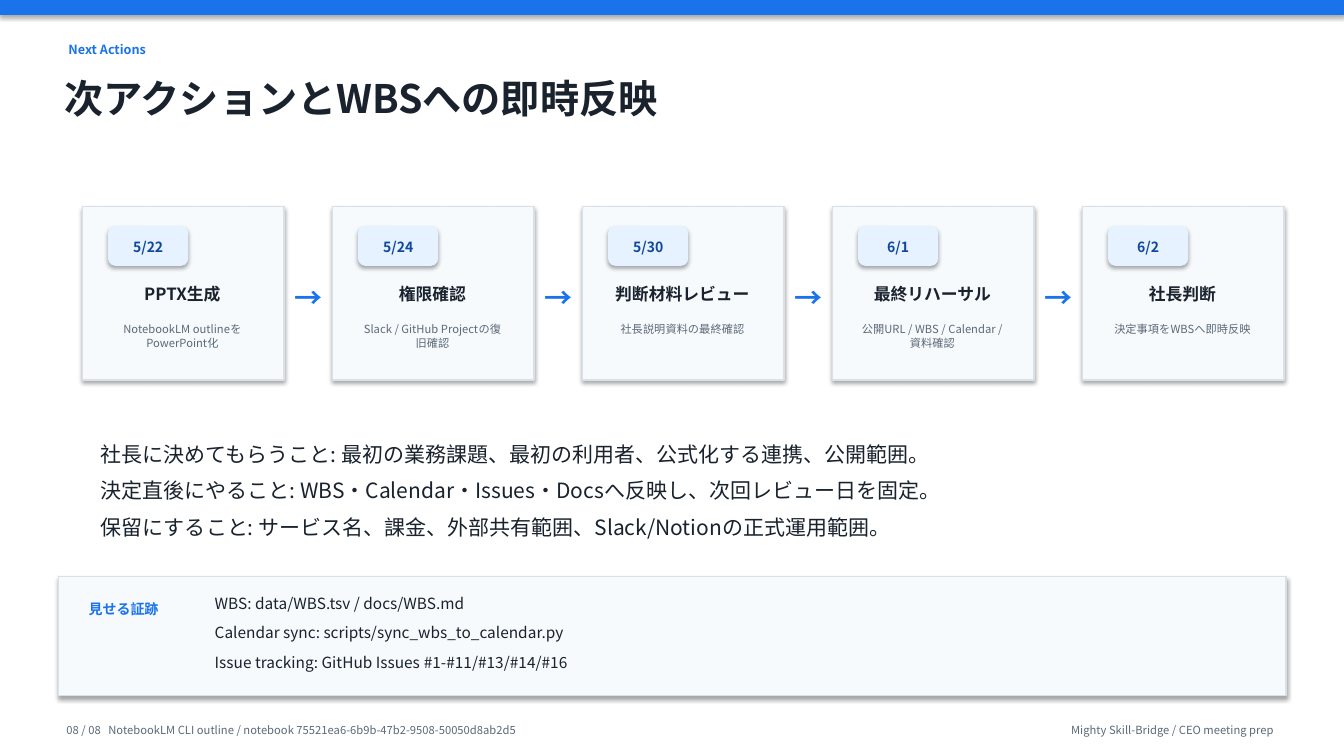
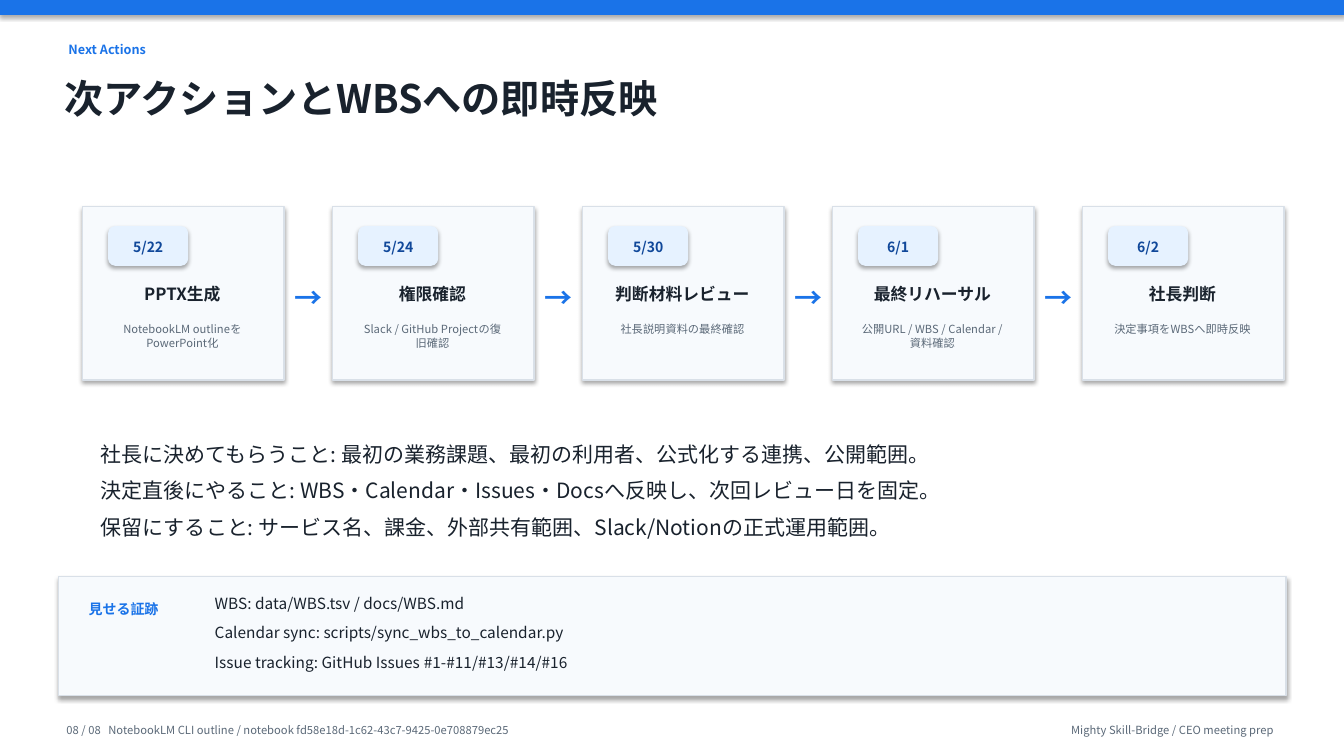
Before and after one commit to kanta13jp1/mighty-link-ai-connect, a slide deck: slide 8 of exports/knowledge_flow/mighty_skill_bridge_ceo_presentation_2026-06-02.pptx. Drawn at 1344x756 pixels with LibreOffice and Linux fonts; fonts in the diff are those of the drawing. Boxes give left, top, right and bottom in pixels: in the first picture for what was removed or moved away, otherwise in the second. Text is boxed around its words. In the diff, an @@ line names an element or a change of style, - is before the commit and + after.

```diff
--- a/exports/knowledge_flow/mighty_skill_bridge_ceo_presentation_2026-06-02.pptx
+++ b/exports/knowledge_flow/mighty_skill_bridge_ceo_presentation_2026-06-02.pptx
@@ text at (66, 725, 508, 734): text changed @@
-08 / 08 NotebookLM CLI outline / notebook 75521ea6-6b9b-47b2-9508-50050d8ab2d5
+08 / 08 NotebookLM CLI outline / notebook fd58e18d-1c62-43c7-9425-0e708879ec25
```
Also in this commit, not shown: 7 other slides changed, 29 other files.
